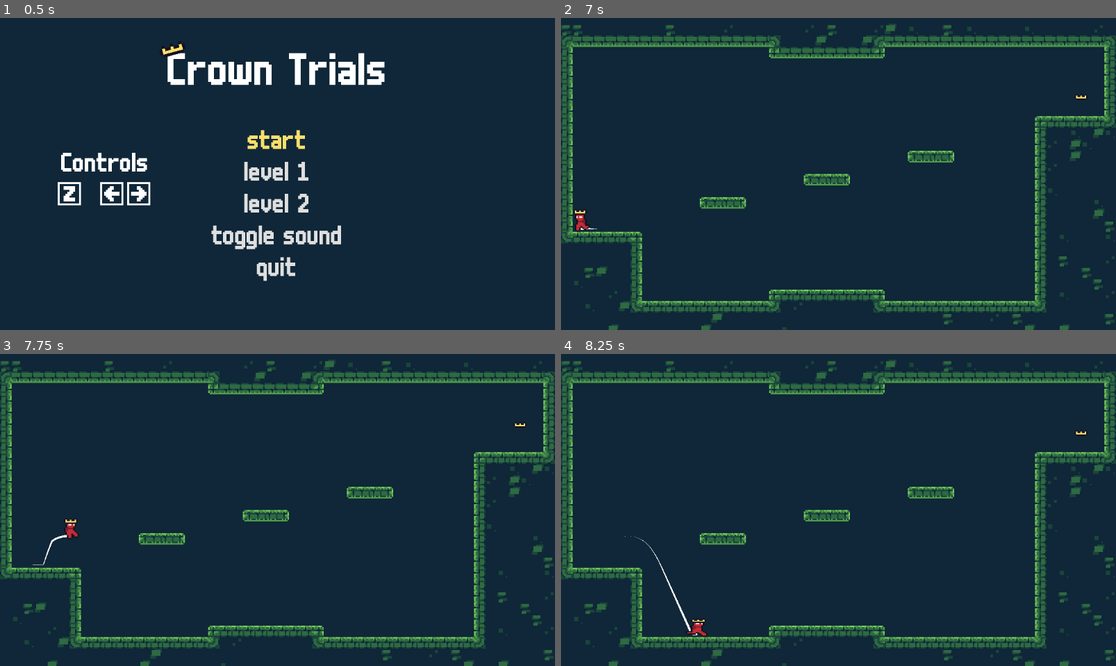
Above: before the commit, frames 1-4 (two rows, left to right).
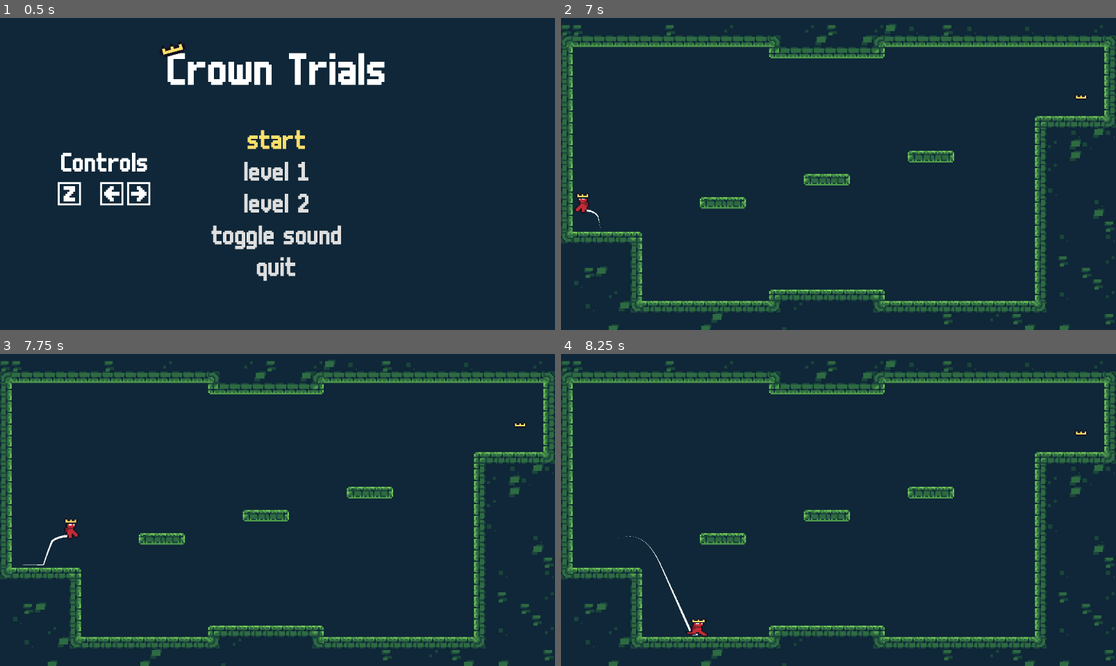
Above: after the commit, the same moments.

Repository: Brooklyn-Dev/gmtk-2025
Game: Godot game, scene res://scenes/Menu.tscn
Two runs of this game, one before a commit and one after it. Both use one fixed random seed, a clock stepped at 60 frames per second and the inputs below.
Inputs:
- Up to frame 1 (0.5 s): no input
- Up to frame 2 (7 s): tap Enter (ui_accept) at 0.5, 5.75 s; hold Right (move_right) 0.53-2.03 s; tap Z (jump) at 0.77, 1.52, 3.02, 3.77, 4.52, 6.02, 6.77 s; hold Left (move_left) 2.03-2.78 s; hold Right (move_right) 2.78-4.28 s; tap R (reset) at 4.15, 6.5 s; hold Left (move_left) 4.28-5.03 s; tap Escape (ui_cancel) at 4.9 s; hold Right (move_right) 5.03-5.78 s; hold Left (move_left) from 5.78 s (still down)
- Up to frame 3 (7.75 s): release Left (move_left) at 7.28 s; hold Right (move_right) from 7.28 s (still down); tap Z (jump) at 7.52 s
- Up to frame 4 (8.25 s): keep holding Right (move_right)

Frame 1 is identical in both runs. In frame 2, 0.2% of the frame differs, in the area x 2-8%, y 56-69%; in frame 3, less than 0.1%; in frame 4, less than 0.1%.

Commit message:
refactor: scene management level loading

Diff:
--- a/scenes/crown/crown.gd
+++ b/scenes/crown/crown.gd
@@ -18,7 +18,7 @@
 func _on_area_2d_body_entered(body):
 	if body.is_in_group("Player") and not body.is_dead:
 		SfxManager.play(collect_sfx)
-		if SceneManager.go_to_next_level:
-			SceneManager.goto_next_scene()
+		if SceneManager.load_next_level:
+			SceneManager.load_next_scene()
 		else:
-			SceneManager.goto_scene(SceneManager.scenes[0])
+			SceneManager.load_scene(0)
--- a/scenes/spikes/spikes.gd
+++ b/scenes/spikes/spikes.gd
@@ -4,4 +4,4 @@
 	if body.is_in_group("Player"):
 		body.die()
 		await get_tree().create_timer(1.5).timeout
-		SceneManager.restart_current_scene()
+		SceneManager.restart_scene()
--- a/scripts/menu.gd
+++ b/scripts/menu.gd
@@ -58,52 +58,52 @@
 	update_button_focus()
 
 func _on_start_button_pressed():
-	SceneManager.go_to_next_level = true
-	SceneManager.goto_next_scene()
+	SceneManager.load_next_level = true
+	SceneManager.load_next_scene()
 
 func _on_quit_button_pressed():
 	get_tree().quit()
 
 func _on_level_1_button_pressed():
-	SceneManager.go_to_next_level = false
+	SceneManager.load_next_level = false
 	switch_panel(1)
 
 func _on_level_2_button_pressed():
-	SceneManager.go_to_next_level = false
+	SceneManager.load_next_level = false
 	switch_panel(2)
 
 func _on_back_button_pressed():
 	switch_panel(0)
 
 func _on_level_1a_button_pressed():
-	SceneManager.goto_scene(SceneManager.scenes[1])
+	SceneManager.load_scene(1)
 
 func _on_level_1b_button_pressed():
-	SceneManager.goto_scene(SceneManager.scenes[2])
+	SceneManager.load_scene(2)
 
 func _on_level_1c_button_pressed():
-	SceneManager.goto_scene(SceneManager.scenes[3])
+	SceneManager.load_scene(3)
 
 func _on_level_1d_button_pressed():
-	SceneManager.goto_scene(SceneManager.scenes[4])
+	SceneManager.load_scene(4)
 
 func _on_level_1e_button_pressed():
-	SceneManager.goto_scene(SceneManager.scenes[5])
+	SceneManager.load_scene(5)
 
 func _on_level_2a_button_pressed():
-	SceneManager.goto_scene(SceneManager.scenes[6])
+	SceneManager.load_scene(6)
 
 func _on_level_2b_button_pressed():
-	SceneManager.goto_scene(SceneManager.scenes[7])
+	SceneManager.load_scene(7)
 
 func _on_level_2c_button_pressed():
-	SceneManager.goto_scene(SceneManager.scenes[8])
+	SceneManager.load_scene(8)
 
 func _on_level_2d_button_pressed():
-	SceneManager.goto_scene(SceneManager.scenes[9])
+	SceneManager.load_scene(9)
 
 func _on_level_2e_button_pressed():
-	SceneManager.goto_scene(SceneManager.scenes[10])
+	SceneManager.load_scene(10)
 
 func _on_toggle_sound_button_pressed():
 	if just_muted:
--- a/scripts/scene_manager.gd
+++ b/scripts/scene_manager.gd
@@ -2,10 +2,9 @@
 
 @export var scenes: Array[PackedScene] = []
 
-var current_scene = null
+var current_scene: Node = null
 var current_index := 0
-
-var go_to_next_level := true
+var load_next_level := true
 
 func _ready():
 	var root = get_tree().root
@@ -13,25 +12,24 @@
 
 func _process(delta):
 	if Input.is_action_just_pressed("ui_cancel") and current_index != 0:
-		goto_scene(scenes[0])
+		load_scene(0)
 
-func goto_scene(scene: PackedScene):
-	call_deferred("_goto_scene", scene)
+func load_scene(index: int):
+	if index < 0 or index >= scenes.size():
+		return
 
-func _goto_scene(scene: PackedScene):
-	var index = scenes.find(scene)
-	if index != -1:
-		current_index = index
+	if current_scene:
+		current_scene.queue_free()
 
-	current_scene.free()
-	current_scene = scene.instantiate()
+	current_scene = scenes[index].instantiate()
 	get_tree().root.add_child(current_scene)
+	current_index = index
 
-func goto_next_scene():
-	current_index += 1
-	if current_index >= scenes.size():
-		current_index = 0
-	goto_scene(scenes[current_index])
+func load_next_scene():
+	var next_index = current_index + 1
+	if next_index >= scenes.size():
+		next_index = 0
+	load_scene(next_index)
 
-func restart_current_scene():
-	goto_scene(scenes[current_index])
+func restart_scene():
+	load_scene(current_index)
